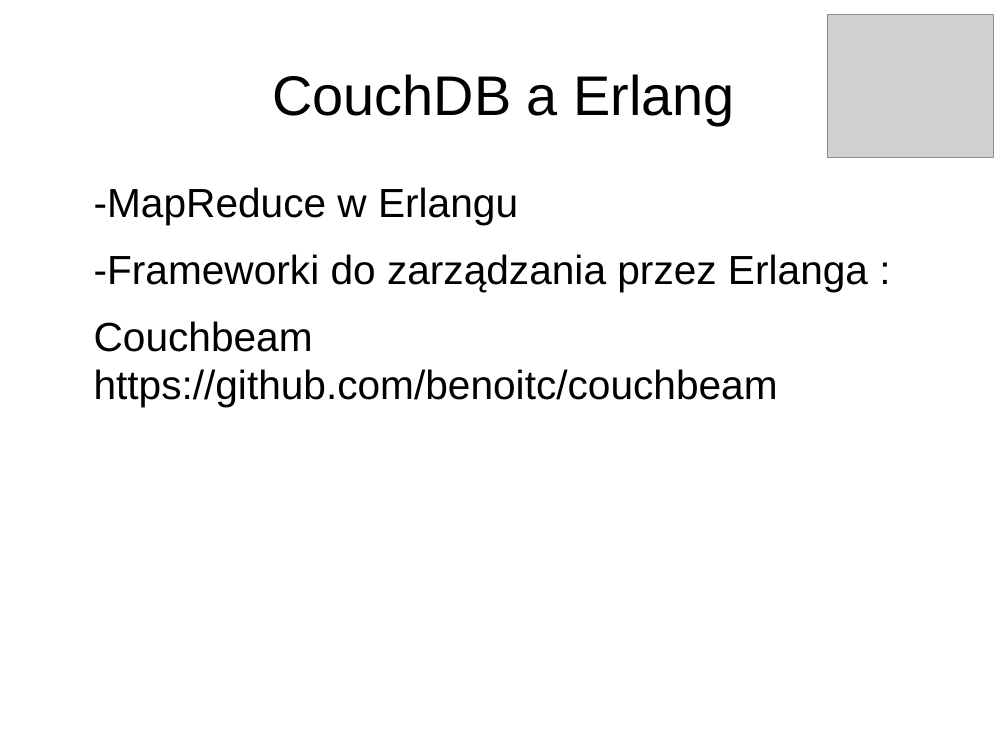
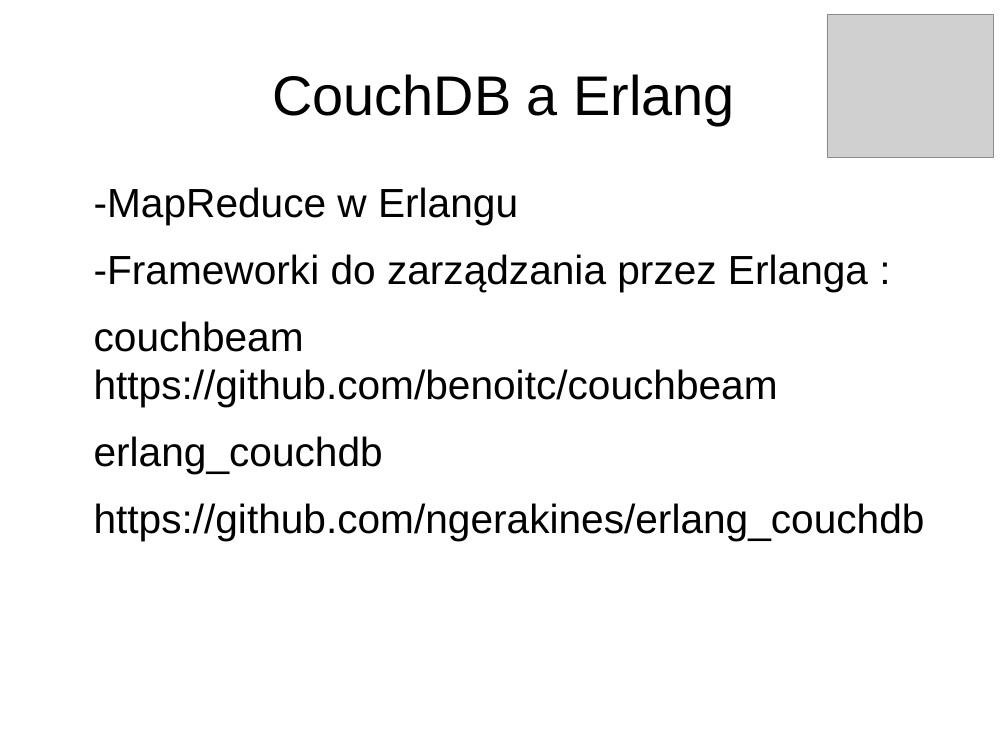
Before and after one commit to pawnow/ProjektErlang, a slide deck: slide 18 of prezentacja.odp. Drawn at 1008x756 pixels with LibreOffice and Linux fonts; fonts in the diff are those of the drawing; grey boxes stand for pictures. Boxes give left, top, right and bottom in pixels: in the first picture for what was removed or moved away, otherwise in the second. Text is boxed around its words. In the diff, an @@ line names an element or a change of style, - is before the commit and + after.

```diff
--- a/prezentacja.odp
+++ b/prezentacja.odp
@@ text at bbox=[94, 321, 925, 541]: text changed @@
-Couchbeam https://github.com/benoitc/couchbeam
+couchbeam https://github.com/benoitc/couchbeam
+erlang_couchdb
+https://github.com/ngerakines/erlang_couchdb
```
Also in this commit, not shown: 4 other slides changed.
